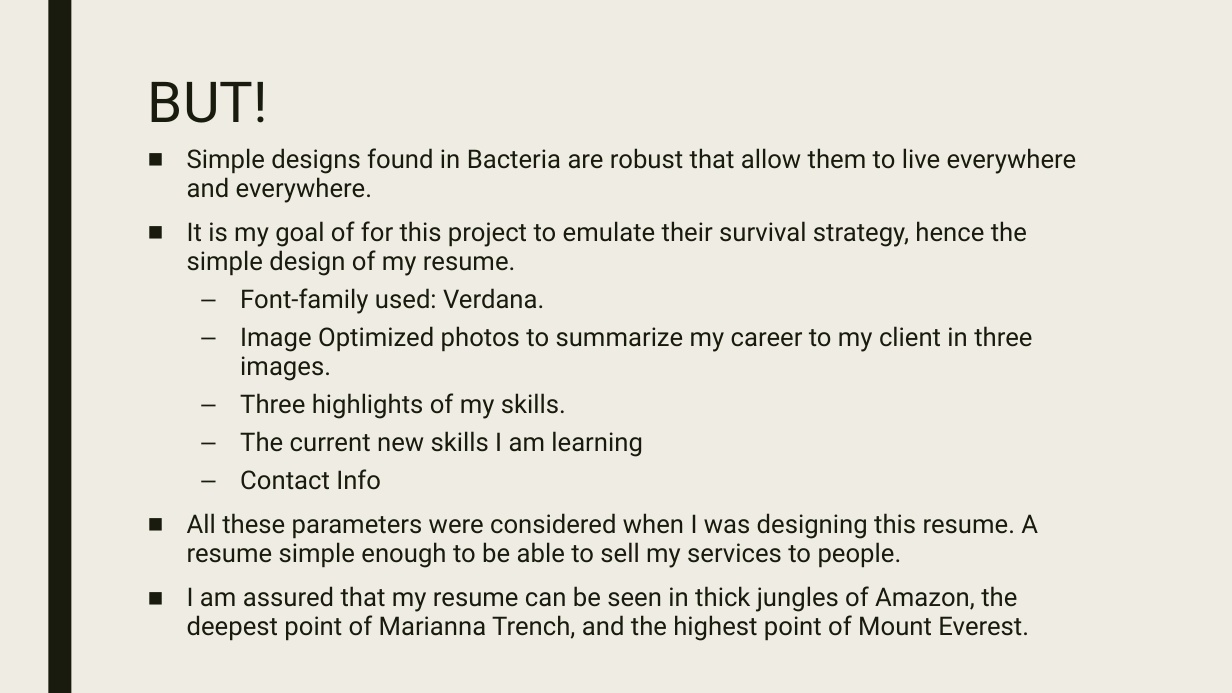
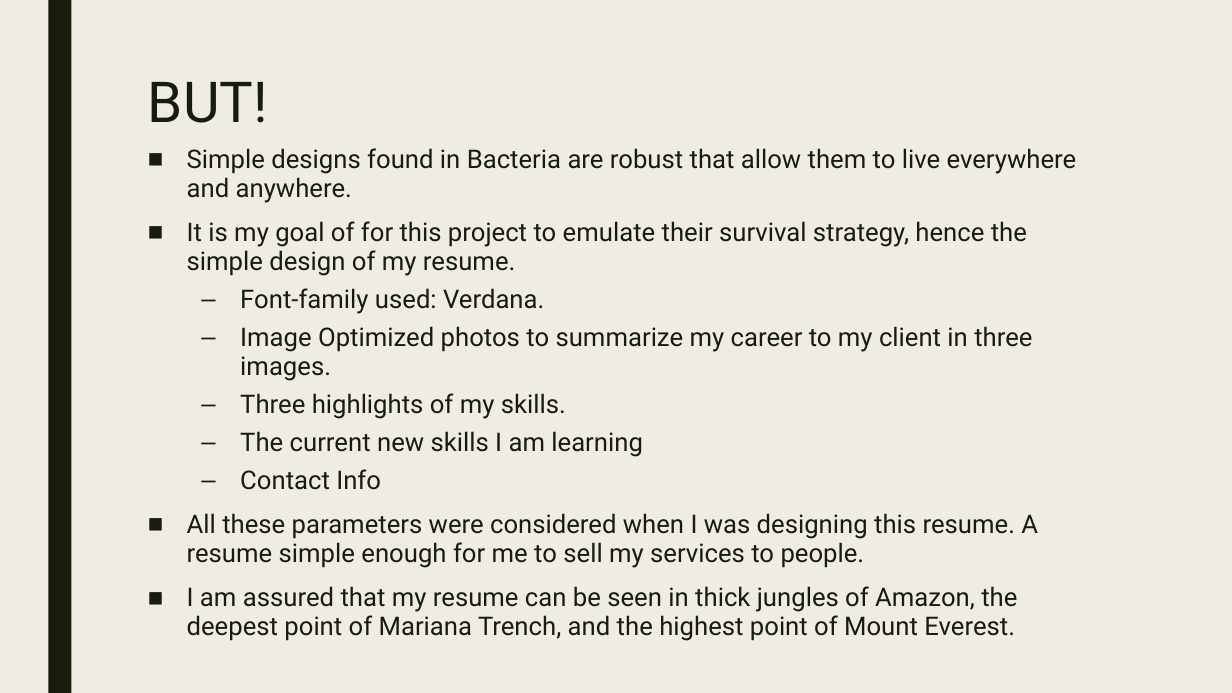
Before and after one commit to jia-von/resume, a slide deck: slide 4 of presentation folder/In Defence Of Boring.pptx. Drawn at 1232x693 pixels with LibreOffice and Linux fonts; fonts in the diff are those of the drawing. Boxes give left, top, right and bottom in pixels: in the first picture for what was removed or moved away, otherwise in the second. Text is boxed around its words. In the diff, an @@ line names an element or a change of style, - is before the commit and + after.

```diff
--- a/presentation folder/In Defence Of Boring.pptx
+++ b/presentation folder/In Defence Of Boring.pptx
@@ text at bbox=[187, 148, 1077, 203]: text changed @@
-■ Simple designs found in Bacteria are robust that allow them to live everywhere and everywhere.
+■ Simple designs found in Bacteria are robust that allow them to live everywhere and anywhere.
@@ text at bbox=[187, 513, 1038, 641]: text changed @@
-■ All these parameters were considered when I was designing this resume. A resume simple enough to be able to sell my services to people.
-■ I am assured that my resume can be seen in thick jungles of Amazon, the deepest point of Marianna Trench, and the highest point of Mount Everest.
+■ All these parameters were considered when I was designing this resume. A resume simple enough for me to sell my services to people.
+■ I am assured that my resume can be seen in thick jungles of Amazon, the deepest point of Mariana Trench, and the highest point of Mount Everest.
```
Also in this commit, not shown: 1 other slide changed, 1 other file.
